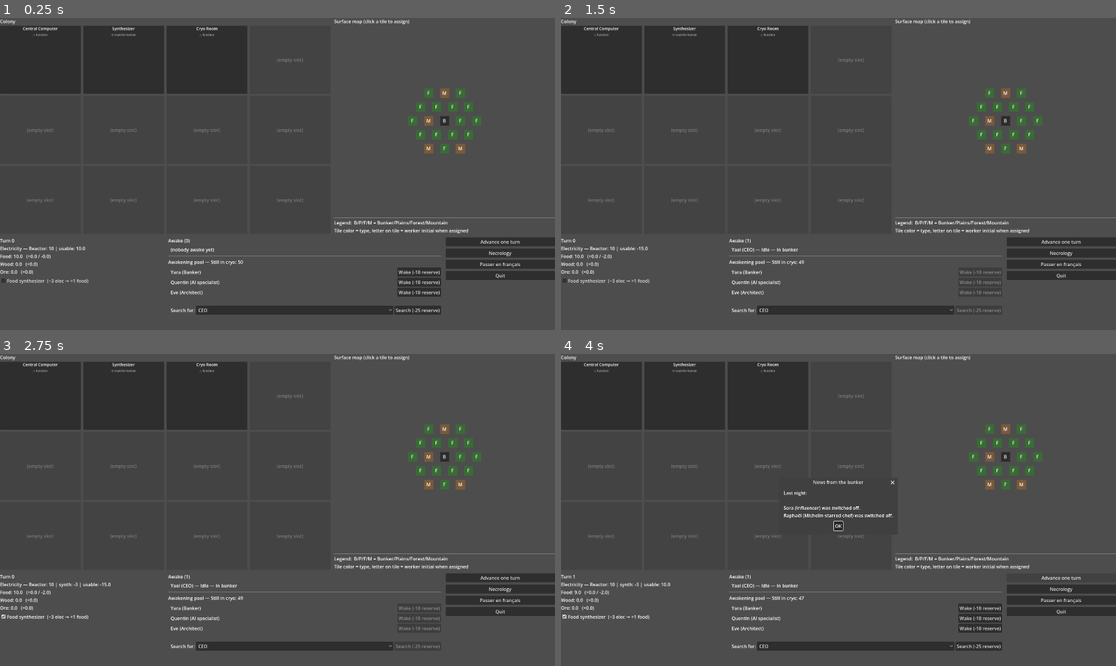
Above: before the commit, frames 1-4 (two rows, left to right).
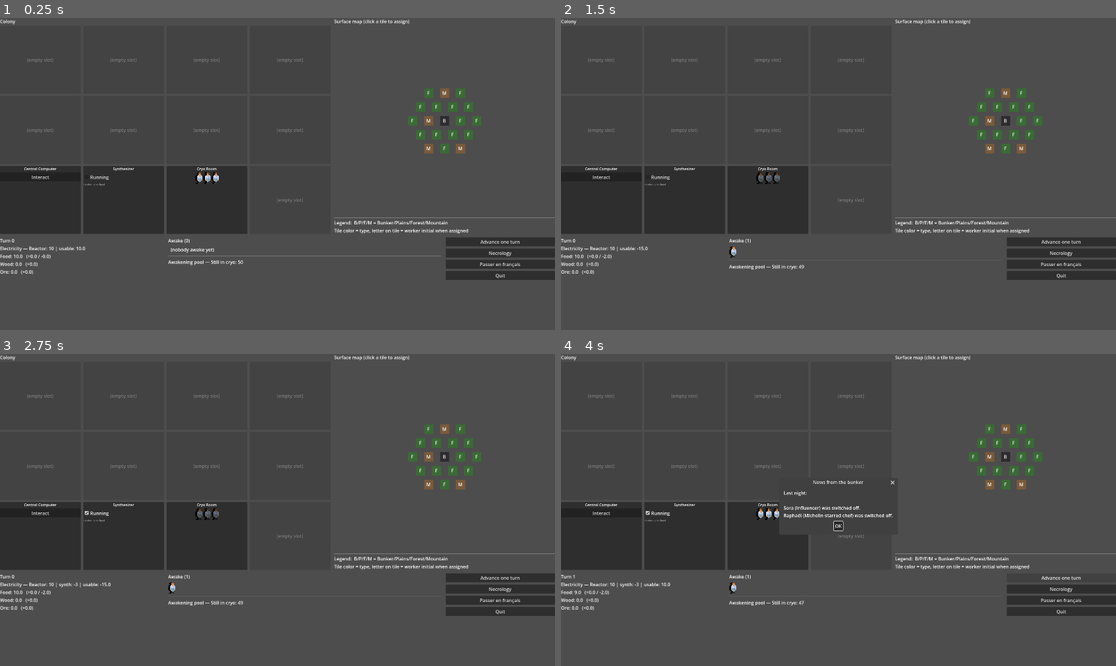
Above: after the commit, the same moments.

Repository: Infornographie/degel
Game: Godot game, scene res://scenes/main_ui.tscn
Two runs of this game, one before a commit and one after it. Both use one fixed random seed, a clock stepped at 60 frames per second and the inputs below.
Inputs (mouse positions are in pixels of both pictures, inside the frame that each line leads up to):
- Up to frame 1 (0.25 s): no input
- Up to frame 2 (1.5 s): click (599, 177) at 0.5 s, where only the run after the commit has a clickable "Interact"; click "Search (-25 reserve)" at 1.25 s
- Up to frame 3 (2.75 s): click "Food synthesizer (−3 elec → +…" (after the commit: "Running") at 2 s
- Up to frame 4 (4 s): click (855, 647) at 2.75 s, where only the run before the commit has a clickable "CEO"; click "Advance one turn" at 3.5 s

The runs differ from the first frame. In frame 1, 3.0% of the frame differs, in the area x 0-80%, y 2-96%; in frame 2, 2.7%; in frame 3, 2.7%; in frame 4, 3.4%.

Commit message:
Upgrading new UI
- adjustments to UI
- first placeholder asset for generic survivor!

Diff:
--- a/localization/translations.csv
+++ b/localization/translations.csv
@@ -78,3 +78,8 @@
 BUILDING_SYNTHESIZER,Synthétiseur,Synthesizer
 BTN_QUIT,Quitter,Quit
 BTN_TOGGLE_LANG,Switch to english,Passer en français
+BTN_COMPUTER_INTERACT,Interagir,Interact
+BTN_COMPUTER_CHAT,Discuter avec l'ordinateur,Talk to the computer
+LABEL_SYNTH_RUNNING,En marche,Running
+LABEL_SYNTH_INFO,−3 élec → +1 nourriture,−3 elec → +1 food
+POPUP_COMPUTER_TITLE,Ordinateur central,Central Computer
--- a/scenes/main_ui.gd
+++ b/scenes/main_ui.gd
@@ -20,21 +20,18 @@
 var _resources_section: VBoxContainer
 var _famine_label: Label
 var _awake_header: Label
-var _awake_list: VBoxContainer
+var _awake_list: HBoxContainer
 var _asleep_header: Label
 var _asleep_list: VBoxContainer
 var _advance_button: Button
 var _status_label: Label
 var _map_container: Control
-var _targeted_selector: OptionButton
-var _targeted_status: Label
 var _tile_popup: PopupMenu
 var _popup_tile_key: String = ""
 # id dans le sous-menu (encodé : survivor_id * 100 + job_id) → (survivor_id, job_id)
 var _popup_submenus: Array[PopupMenu] = []
-var _synth_checkbox: CheckBox
 var _colony_grid: GridContainer
-const COLONY_SLOTS: int = 12
+const COLONY_SLOTS: int = 8
 
 func _ready() -> void:
 	_build_ui()
@@ -44,7 +41,6 @@
 	GameState.survivor_assigned.connect(_refresh)
 	GameState.candidates_changed.connect(_refresh)
 	GameState.tile_assignment_changed.connect(_refresh)
-	GameState.targeted_wake_failed.connect(_on_targeted_wake_failed)
 	GameState.run_ended.connect(_on_run_ended)
 	GameState.nightly_deaths.connect(_on_nightly_deaths)
 	# On cache l'UI le temps que le layout se calcule
@@ -128,15 +124,12 @@
 func _build_resources_section(parent: VBoxContainer) -> void:
 	_resources_section = VBoxContainer.new()
 	parent.add_child(_resources_section)
-	_synth_checkbox = CheckBox.new()
-	_synth_checkbox.text = tr("LABEL_SYNTH_TOGGLE")
-	_synth_checkbox.toggled.connect(_on_synth_toggled)
-	parent.add_child(_synth_checkbox)
 	_famine_label = _add_label(parent, "")
 
 func _build_survivors_section(parent: VBoxContainer) -> void:
 	_awake_header = _add_label(parent, tr("LABEL_AWAKE") % 0)
-	_awake_list = VBoxContainer.new()
+	_awake_list = HBoxContainer.new()
+	_awake_list.add_theme_constant_override("separation", 8)
 	_awake_list.size_flags_horizontal = Control.SIZE_EXPAND_FILL
 	parent.add_child(_awake_list)
 	parent.add_child(HSeparator.new())
@@ -207,17 +200,105 @@
 		return
 	for child in _colony_grid.get_children():
 		child.queue_free()
-	# Les starter buildings d'abord, puis les autres
-	var occupied: Array[Building] = []
+	# On range : starters d'abord (dans un ordre fixe), puis non-starters, puis vides
+	var ordered: Array[Building] = []
+	# Ordre voulu pour les starters : computer, synth, cryo (en bas à gauche du quadrant)
+	# Pour qu'ils tombent aux slots 8, 9, 10 d'une grille 4×3, on positionne en remplissant 0-7 d'abord
+	# On simplifie : on les met en début pour l'instant et on placera autrement si besoin
+	var computer: Building = _find_starter("computer")
+	var synth: Building = _find_starter("synthesizer")
+	var cryo: Building = _find_starter("cryo_room")
+	# Slots 0 à 7 = vides
+	for i in 8:
+		_add_empty_slot()
+	# Slots 8, 9, 10 = bunker
+	if computer != null: _add_computer_slot(computer)
+	else: _add_empty_slot()
+	if synth != null: _add_synth_slot(synth)
+	else: _add_empty_slot()
+	if cryo != null: _add_cryo_slot(cryo)
+	else: _add_empty_slot()
+	# Slot 11 = vide
+	_add_empty_slot()
+
+func _find_starter(id: String) -> Building:
 	for b in GameState.buildings:
-		if b.config.is_starter:
-			occupied.append(b)
+		if b.config.id == id:
+			return b
+	return null
+
+func _add_computer_slot(b: Building) -> void:
+	var panel := _new_slot_panel()
+	_colony_grid.add_child(panel)
+	var vbox := VBoxContainer.new()
+	vbox.add_theme_constant_override("separation", 4)
+	panel.add_child(vbox)
+	vbox.add_child(_slot_title(tr(b.config.name_key)))
+	var btn := Button.new()
+	btn.text = tr("BTN_COMPUTER_INTERACT")
+	btn.pressed.connect(_on_computer_pressed)
+	vbox.add_child(btn)
+
+func _add_synth_slot(b: Building) -> void:
+	var panel := _new_slot_panel()
+	_colony_grid.add_child(panel)
+	var vbox := VBoxContainer.new()
+	vbox.add_theme_constant_override("separation", 4)
+	panel.add_child(vbox)
+	vbox.add_child(_slot_title(tr(b.config.name_key)))
+	var checkbox := CheckBox.new()
+	checkbox.text = tr("LABEL_SYNTH_RUNNING")
+	checkbox.set_pressed_no_signal(GameState.synth_on)
+	checkbox.toggled.connect(_on_synth_toggled)
+	vbox.add_child(checkbox)
+	var info := Label.new()
+	info.text = tr("LABEL_SYNTH_INFO")
+	info.add_theme_font_size_override("font_size", 9)
+	info.modulate = Color(0.7, 0.7, 0.7)
+	vbox.add_child(info)
+
+func _add_cryo_slot(b: Building) -> void:
+	var panel := _new_slot_panel()
+	_colony_grid.add_child(panel)
+	var vbox := VBoxContainer.new()
+	vbox.add_theme_constant_override("separation", 4)
+	panel.add_child(vbox)
+	vbox.add_child(_slot_title(tr(b.config.name_key)))
+	var sprites_row := HBoxContainer.new()
+	sprites_row.add_theme_constant_override("separation", 4)
+	sprites_row.alignment = BoxContainer.ALIGNMENT_CENTER
+	vbox.add_child(sprites_row)
+	for cid in GameState.candidates:
+		var s: Survivor = GameState.roster.get_by_id(cid)
+		if s == null:
+			continue
+		sprites_row.add_child(_make_candidate_card(s))
+
+func _new_slot_panel() -> PanelContainer:
+	var panel := PanelContainer.new()
+	panel.size_flags_horizontal = Control.SIZE_EXPAND_FILL
+	panel.size_flags_vertical = Control.SIZE_EXPAND_FILL
+	panel.custom_minimum_size = Vector2(140, 100)
+	return panel
+
+func _slot_title(text: String) -> Label:
+	var label := Label.new()
+	label.text = text
+	label.horizontal_alignment = HORIZONTAL_ALIGNMENT_CENTER
+	label.add_theme_font_size_override("font_size", 13)
+	return label
+
+func _draw_colony_slots() -> void:
+	for child in _colony_grid.get_children():
+		child.queue_free()
+	# Bâtiments non-starter à afficher dans la grille libre
+	var non_starter: Array[Building] = []
 	for b in GameState.buildings:
 		if not b.config.is_starter:
-			occupied.append(b)
+			non_starter.append(b)
 	for i in COLONY_SLOTS:
-		if i < occupied.size():
-			_add_building_slot(occupied[i])
+		if i < non_starter.size():
+			_add_building_slot(non_starter[i])
 		else:
 			_add_empty_slot()
 
@@ -444,9 +525,6 @@
 	_add_label(_resources_section, tr("LABEL_ORE") % [
 		GameState.resources["ore"], ore_income])
 
-	if _synth_checkbox != null:
-		_synth_checkbox.set_pressed_no_signal(GameState.synth_on)
-
 func _aggregate_production(resource_name: String) -> float:
 	var total: float = 0.0
 	for s in GameState.awake_survivors():
@@ -461,7 +539,6 @@
 		child.queue_free()
 	for child in _asleep_list.get_children():
 		child.queue_free()
-
 	var awake_count := 0
 	for s in GameState.survivors():
 		if s.awake:
@@ -470,31 +547,22 @@
 	_awake_header.text = tr("LABEL_AWAKE") % awake_count
 	if awake_count == 0:
 		_add_label(_awake_list, tr("LABEL_NOBODY_AWAKE"))
-
 	var sleeping_count: int = GameState.roster.sleeping_count()
 	_asleep_header.text = tr("LABEL_ASLEEP_HEADER") % sleeping_count
-	if sleeping_count == 0:
-		_add_label(_asleep_list, tr("LABEL_CRYO_EMPTY"))
-	else:
-		for id in GameState.candidates:
-			var s: Survivor = GameState.roster.get_by_id(id)
-			if s != null:
-				_add_candidate_row(s)
-		_add_label(_asleep_list, "")
-		_add_targeted_search_row()
 
 func _add_awake_row(s: Survivor) -> void:
-	var row := HBoxContainer.new()
-	row.size_flags_horizontal = Control.SIZE_EXPAND_FILL
-	_awake_list.add_child(row)
-
 	var location := tr("LABEL_IN_BUNKER") if s.tile_key == "" else tr("LABEL_AT_TILE") + _format_tile_label(s.tile_key)
 	var prod := _format_output(s)
-	var prod_suffix := "  →  " + prod if prod != "" else ""
-	var label := Label.new()
-	label.text = "  %s (%s) — %s — %s%s" % [s.name, tr(s.profession), _job_label(s.job), location, prod_suffix]
-	label.size_flags_horizontal = Control.SIZE_EXPAND_FILL
-	row.add_child(label)
+	var tooltip := "%s\n%s\n%s — %s" % [
+		s.name,
+		tr(s.profession),
+		_job_label(s.job),
+		location,
+	]
+	if prod != "":
+		tooltip += "\n\n→ " + prod
+	var sprite := _make_survivor_sprite(s, tooltip)
+	_awake_list.add_child(sprite)
 
 func _format_output(s: Survivor) -> String:
 	var out: Dictionary = GameState.get_survivor_output(s)
@@ -512,56 +580,8 @@
 	var type_key: String = "TILE_TYPE_" + HexTile.Type.keys()[tile.type]
 	return "%s (%d,%d)" % [tr(type_key), tile.q, tile.r]
 
-func _add_candidate_row(s: Survivor) -> void:
-	var row := HBoxContainer.new()
-	row.size_flags_horizontal = Control.SIZE_EXPAND_FILL
-	_asleep_list.add_child(row)
-	var label := Label.new()
-	label.text = "  %s (%s)" % [s.name, tr(s.profession)]
-	label.size_flags_horizontal = Control.SIZE_EXPAND_FILL
-	row.add_child(label)
-	var btn := Button.new()
-	btn.text = tr("BTN_WAKE") % GameState.config.wake_cost
-	btn.disabled = not GameState.can_wake(s.id)
-	var sid := s.id
-	btn.pressed.connect(func(): GameState.wake(sid))
-	row.add_child(btn)
-
-func _add_targeted_search_row() -> void:
-	var row := HBoxContainer.new()
-	row.size_flags_horizontal = Control.SIZE_EXPAND_FILL
-	_asleep_list.add_child(row)
-	var label := Label.new()
-	label.text = tr("LABEL_SEARCH_FOR")
-	row.add_child(label)
-	_targeted_selector = OptionButton.new()
-	for prof in GameState.roster.all_professions():
-		_targeted_selector.add_item(tr(prof))
-		_targeted_selector.set_item_metadata(_targeted_selector.item_count - 1, prof)
-	_targeted_selector.size_flags_horizontal = Control.SIZE_EXPAND_FILL
-	row.add_child(_targeted_selector)
-	var btn := Button.new()
-	btn.text = tr("BTN_SEARCH") % GameState.config.wake_cost_targeted
-	btn.disabled = not GameState.can_targeted_wake()
-	btn.pressed.connect(_on_targeted_search_pressed)
-	row.add_child(btn)
-	_targeted_status = _add_label(_asleep_list, "")
-
-func _on_targeted_search_pressed() -> void:
-	if _targeted_selector == null:
-		return
-	var idx := _targeted_selector.selected
-	if idx < 0:
-		return
-	var profession: String = _targeted_selector.get_item_metadata(idx)
-	GameState.targeted_wake(profession)
-
 func _on_advance_pressed() -> void:
 	GameState.advance_turn()
-
-func _on_targeted_wake_failed(profession: String) -> void:
-	if _targeted_status != null:
-		_targeted_status.text = tr("SEARCH_FAILED") % profession
 
 func _on_run_ended(cause: GameState.EndCause) -> void:
 	var label := ""
@@ -626,3 +646,75 @@
 		"wood": return tr("RESOURCE_WOOD")
 		"ore": return tr("RESOURCE_ORE")
 		_: return resource_name
+
+func _make_candidate_card(s: Survivor) -> Control:
+	var tooltip := "%s\n%s\n\n%s" % [
+		s.name,
+		tr(s.profession),
+		tr("BTN_WAKE") % GameState.config.wake_cost,
+	]
+	var sprite := _make_survivor_sprite(s, tooltip)
+	# Clic = wake direct
+	if GameState.can_wake(s.id):
+		var sid := s.id
+		sprite.gui_input.connect(func(event: InputEvent):
+			if event is InputEventMouseButton and event.pressed and event.button_index == MOUSE_BUTTON_LEFT:
+				GameState.wake(sid))
+		sprite.mouse_default_cursor_shape = Control.CURSOR_POINTING_HAND
+	else:
+		sprite.modulate = Color(0.5, 0.5, 0.5)  # grisé si pas wake-able
+	return sprite
+
+func _on_computer_pressed() -> void:
+	var dialog := AcceptDialog.new()
+	dialog.title = tr("POPUP_COMPUTER_TITLE")
+	add_child(dialog)
+	var vbox := VBoxContainer.new()
+	vbox.add_theme_constant_override("separation", 8)
+	dialog.add_child(vbox)
+	# Recherche ciblée
+	var search_row := HBoxContainer.new()
+	vbox.add_child(search_row)
+	search_row.add_child(_make_label(tr("LABEL_SEARCH_FOR")))
+	var selector := OptionButton.new()
+	for prof in GameState.roster.all_professions():
+		selector.add_item(tr(prof))
+		selector.set_item_metadata(selector.item_count - 1, prof)
+	search_row.add_child(selector)
+	var search_btn := Button.new()
+	search_btn.text = tr("BTN_SEARCH") % GameState.config.wake_cost_targeted
+	search_btn.disabled = not GameState.can_targeted_wake()
+	search_btn.pressed.connect(func():
+		var idx := selector.selected
+		if idx < 0: return
+		var profession: String = selector.get_item_metadata(idx)
+		GameState.targeted_wake(profession)
+		dialog.queue_free())
+	search_row.add_child(search_btn)
+	# Bouton "discuter" en placeholder
+	var chat_btn := Button.new()
+	chat_btn.text = tr("BTN_COMPUTER_CHAT")
+	chat_btn.disabled = true
+	vbox.add_child(chat_btn)
+	dialog.popup_centered()
+	dialog.confirmed.connect(dialog.queue_free)
+	dialog.canceled.connect(dialog.queue_free)
+
+func _make_label(text: String) -> Label:
+	var label := Label.new()
+	label.text = text
+	return label
+
+const SURVIVOR_SPRITE_PATH := "res://assets/survivors/generic.png"
+const SURVIVOR_SPRITE_SCALE := 3
+
+func _make_survivor_sprite(s: Survivor, tooltip_text: String) -> TextureRect:
+	var sprite := TextureRect.new()
+	sprite.texture = load(SURVIVOR_SPRITE_PATH)
+	sprite.stretch_mode = TextureRect.STRETCH_KEEP_ASPECT_CENTERED
+	sprite.texture_filter = CanvasItem.TEXTURE_FILTER_NEAREST  # pour pixel art net
+	var tex_size: Vector2 = (sprite.texture as Texture2D).get_size()
+	sprite.custom_minimum_size = tex_size * SURVIVOR_SPRITE_SCALE
+	sprite.tooltip_text = tooltip_text
+	sprite.mouse_filter = Control.MOUSE_FILTER_STOP  # pour que le hover/clic marche
+	return sprite
Binary file added: assets/survivors/generic.png
Not shown, added: assets/survivors/generic.png.import
Not shown, added: assets/survivors/generic.pxo
